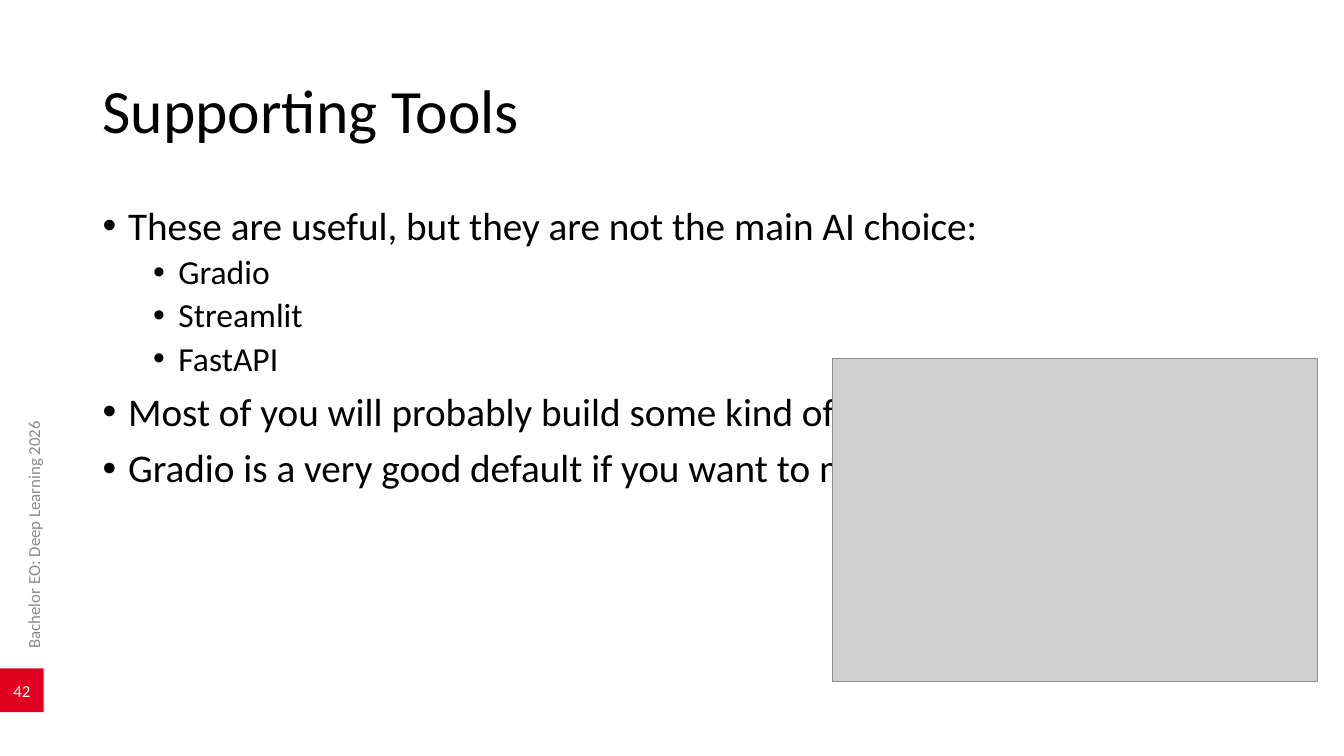
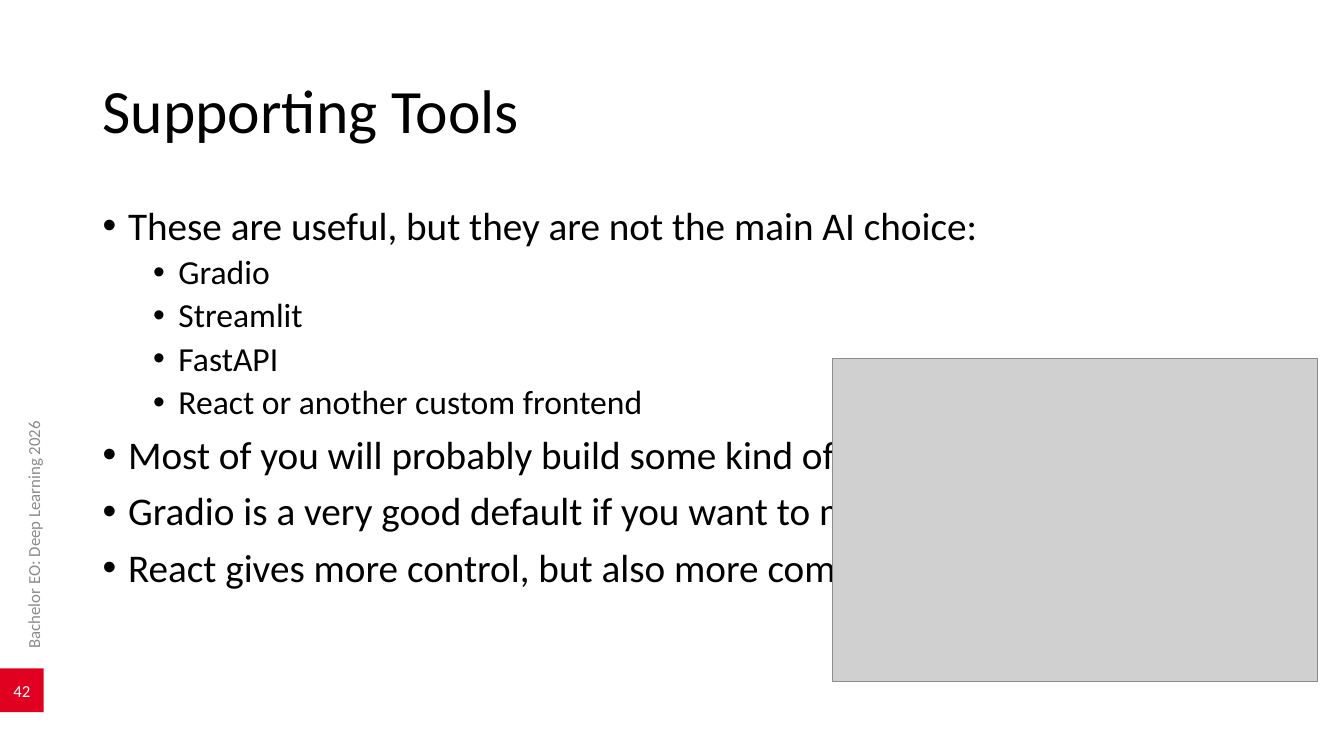
Before and after one commit to AlexanderDhoore/deep-learning-2026, a slide deck: slide 42 of slides/deep-learning-project-directions.pptx. Drawn at 1344x756 pixels with LibreOffice and Linux fonts; fonts in the diff are those of the drawing; grey boxes stand for pictures; background and template pictures are left out. Boxes give left, top, right and bottom in pixels: in the first picture for what was removed or moved away, otherwise in the second. Text is boxed around its words. In the diff, an @@ line names an element or a change of style, - is before the commit and + after.

```diff
--- a/slides/deep-learning-project-directions.pptx
+++ b/slides/deep-learning-project-directions.pptx
@@ text at (178,390,642,415): paragraph added @@
+  • React or another custom frontend
@@ text at (128,549,949,592): paragraph added @@
+• React gives more control, but also more complexity.
```
Also in this commit, not shown: 3 slides added, 2 slides removed, 3 other files.
